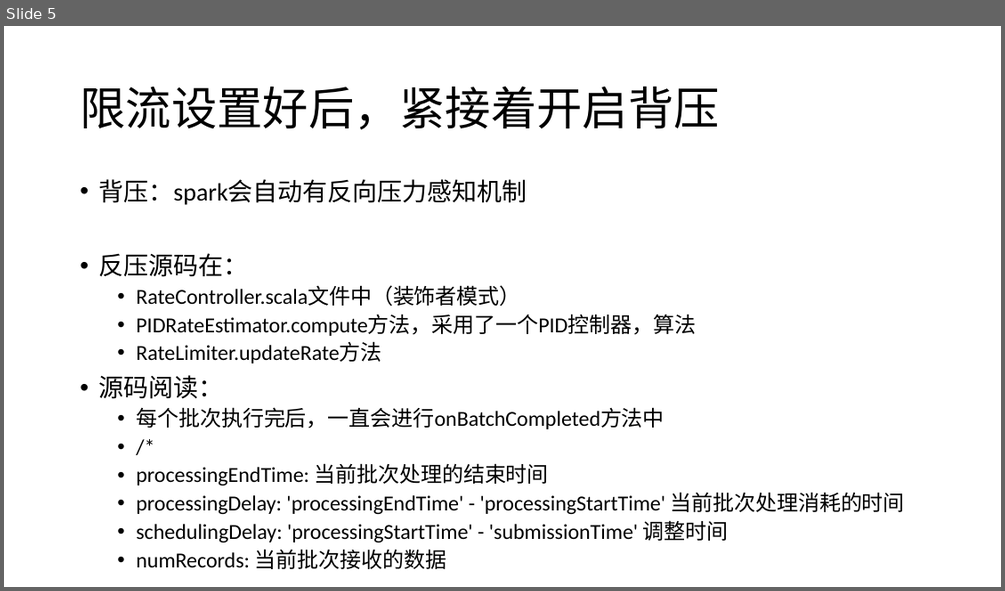
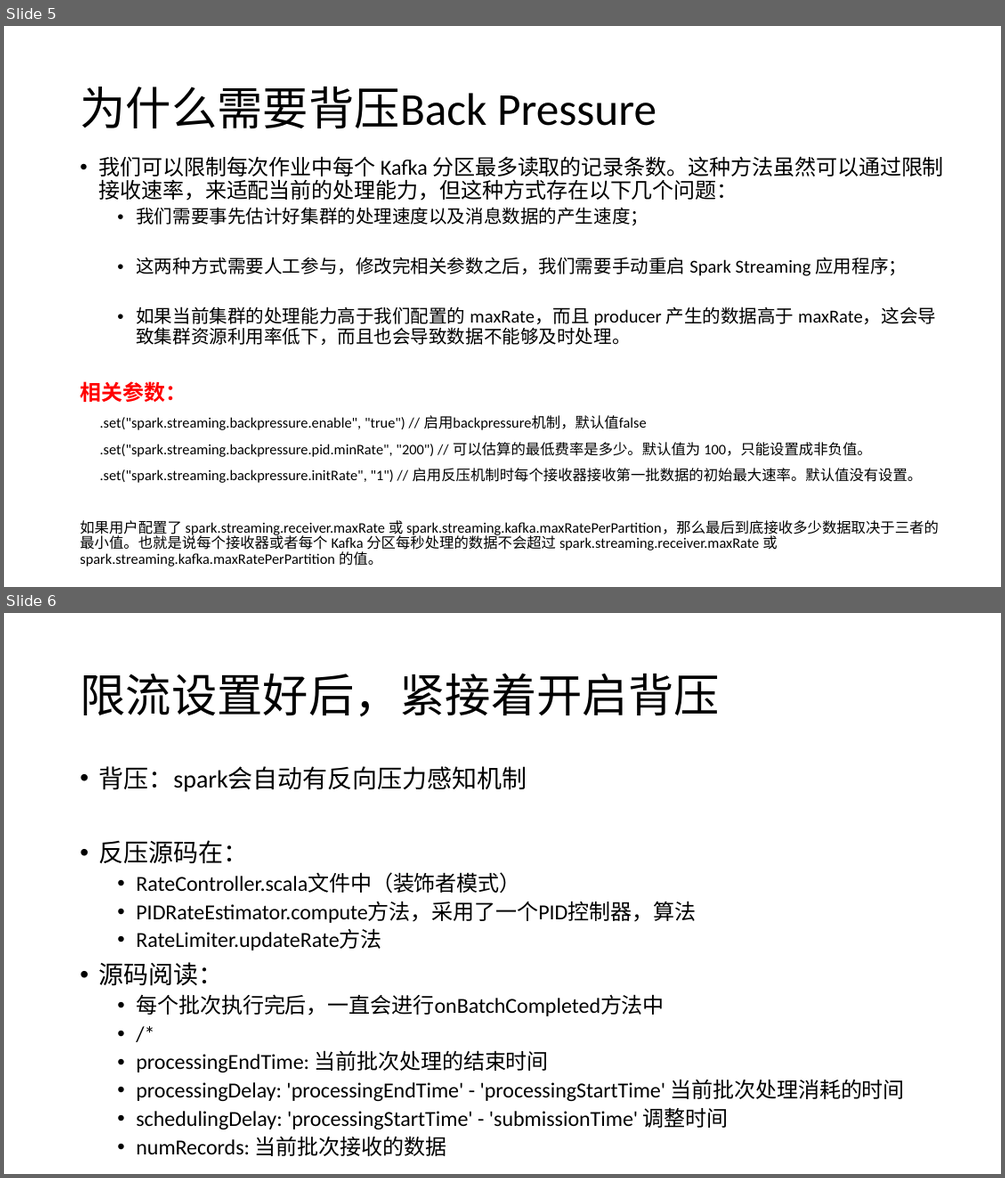
Before and after one commit to lei-zuquan/java_spark, a slide deck: src/main/scala/com/scala/ss_exactly_once/spark streamming exactly once.pptx. Shown one above the other, each under a label of ours: slide 5 before the commit, slides 5 and 6 after it. The pictures are 1005x591 and 1005x1178 pixels, drawn with LibreOffice and Linux fonts; fonts in the diff are those of the drawing. Boxes give left, top, right and bottom in pixels: in the first picture for what was removed or moved away, otherwise in the second. Text is boxed around its words. In the diff, an @@ line names an element or a change of style, - is before the commit and + after.

Commit message:
# 新增限流与背压测试示例

```diff
--- a/src/main/scala/com/scala/ss_exactly_once/spark streamming exactly once.pptx
+++ b/src/main/scala/com/scala/ss_exactly_once/spark streamming exactly once.pptx
@@ slide 5 added at [4, 26, 1001, 587], background #FFFFFF @@
@@ title added at [80, 86, 656, 128], 44 pt, text #000000 @@
+为什么需要背压Back Pressure
@@ text added at [80, 156, 944, 566], 14 pt, text #000000 @@
+• 我们可以限制每次作业中每个 Kafka 分区最多读取的记录条数。这种方法虽然可以通过限制接收速率，来适配当前的处理能力，但这种方式存在以下几个问题：
+  • 我们需要事先估计好集群的处理速度以及消息数据的产生速度；
+  • 这两种方式需要人工参与，修改完相关参数之后，我们需要手动重启 Spark Streaming 应用程序；
+  • 如果当前集群的处理能力高于我们配置的 maxRate，而且 producer 产生的数据高于 maxRate，这会导致集群资源利用率低下，而且也会导致数据不能够及时处理。
+相关参数：
+.set("spark.streaming.backpressure.enable", "true") // 启用backpressure机制，默认值false
+.set("spark.streaming.backpressure.pid.minRate", "200") // 可以估算的最低费率是多少。默认值为 100，只能设置成非负值。
+.set("spark.streaming.backpressure.initRate", "1") // 启用反压机制时每个接收器接收第一批数据的初始最大速率。默认值没有设置。
+如果用户配置了 spark.streaming.receiver.maxRate 或 spark.streaming.kafka.maxRatePerPartition，那么最后到底接收多少数据取决于三者的最小值。也就是说每个接收器或者每个 Kafka 分区每秒处理的数据不会超过 spark.streaming.receiver.maxRate 或 spark.streaming.kafka.maxRatePerPartition 的值。
@@ what was slide 5 is now slide 6 @@
```
Also in this commit, not shown: 1 other slide added, 5 other files.
